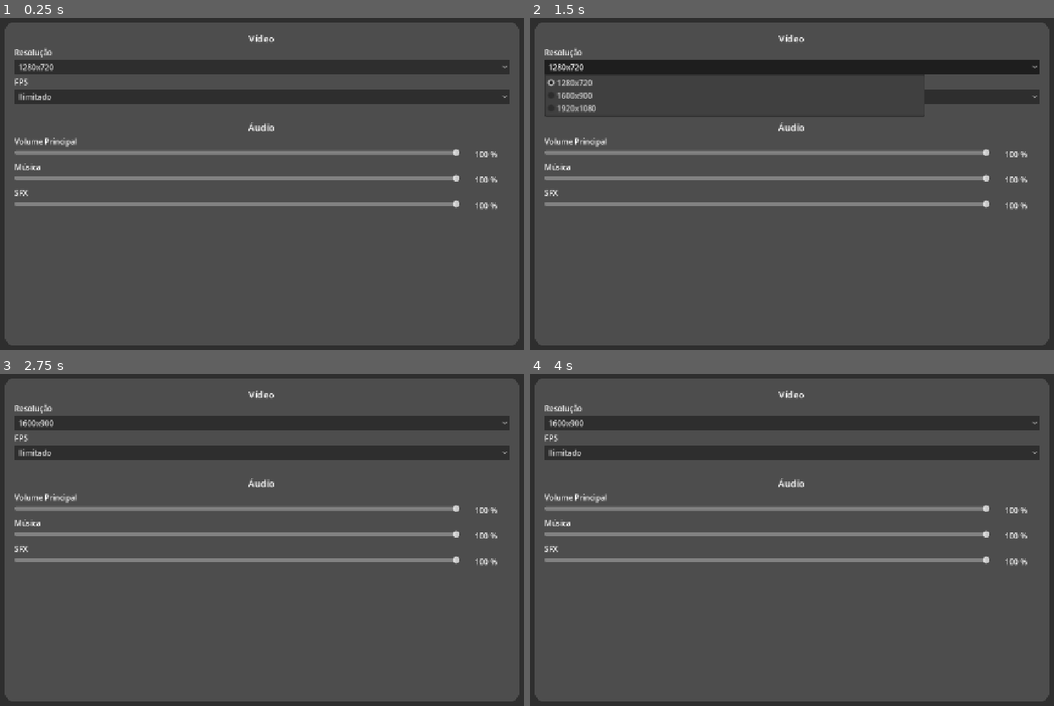
Above: before the commit, frames 1-4 (two rows, left to right).
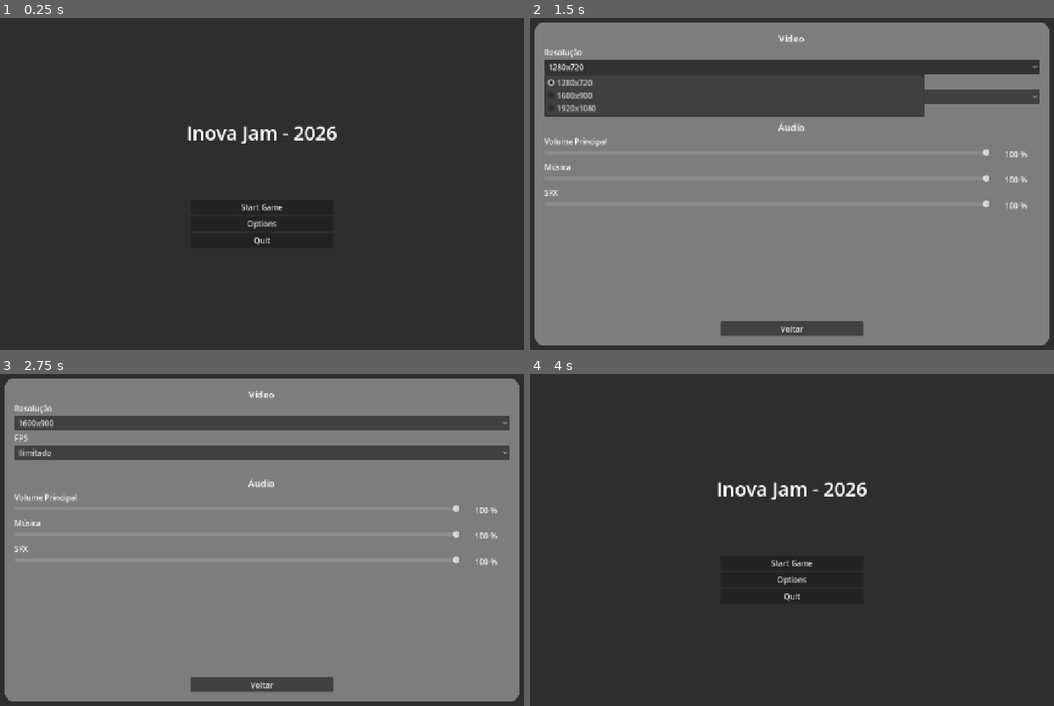
Above: after the commit, the same moments.

Repository: WasteIy/InovaJam
Game: Godot game, scene res://Game/Menu/MainMenu/MainMenu.tscn
Same seed, same stepped clock (60 frames per second), same inputs: the game is played once before the commit and once after it. This scene is started directly instead of the project's main scene.
Inputs (mouse positions are in pixels of both pictures, inside the frame that each line leads up to):
- Up to frame 1 (0.25 s): no input
- Up to frame 2 (1.5 s): click "Options" at 0.5 s; click "1280x720" at 1.25 s
- Up to frame 3 (2.75 s): click "Ilimitado" at 2 s
- Up to frame 4 (4 s): click "1600x900" at 2.75 s; click (792, 686) at 3.5 s, where only the run after the commit has a clickable "Voltar"

The runs differ from the first frame. In frame 1, 87% of the frame differs, in the area x 0-100%, y 1-99%; in frame 2, 77%; in frame 3, 83%; in frame 4, 87%.

Commit message:
Faz o menu principal

Diff:
--- a/Game/Menu/MainMenu/MainMenu.tscn
+++ b/Game/Menu/MainMenu/MainMenu.tscn
@@ -1,13 +1,7 @@
 [gd_scene format=3 uid="uid://dpo7isu2b6qq6"]
 
-[ext_resource type="Script" uid="uid://fxtpj67btrlg" path="res://Game/Menu/OptionsMenu/options_menu.gd" id="1_ivl0h"]
-
-[sub_resource type="StyleBoxFlat" id="StyleBoxFlat_capps"]
-bg_color = Color(0.3, 0.3, 0.3, 1)
-corner_radius_top_left = 20
-corner_radius_top_right = 20
-corner_radius_bottom_right = 20
-corner_radius_bottom_left = 20
+[ext_resource type="Script" uid="uid://b5scb2n3mwoc7" path="res://Game/Menu/MainMenu/main_menu.gd" id="1_83war"]
+[ext_resource type="PackedScene" uid="uid://c311flk61k3kk" path="res://Game/Menu/OptionsMenu/options_menu.tscn" id="1_ivl0h"]
 
 [node name="CanvasLayer" type="CanvasLayer" unique_id=1489668487]
 
@@ -20,6 +14,7 @@
 
 [node name="MainMenu" type="Control" parent="PanelContainer" unique_id=1749053435]
 layout_mode = 2
+script = ExtResource("1_83war")
 
 [node name="VBoxContainer" type="VBoxContainer" parent="PanelContainer/MainMenu" unique_id=566757963]
 custom_minimum_size = Vector2(500, 0)
@@ -60,127 +55,6 @@
 layout_mode = 2
 text = "Quit"
 
-[node name="OptionsMenu" type="Control" parent="PanelContainer" unique_id=1445916753]
+[node name="OptionsMenu" parent="PanelContainer" unique_id=1100865240 instance=ExtResource("1_ivl0h")]
+visible = false
 layout_mode = 2
-script = ExtResource("1_ivl0h")
-
-[node name="MarginContainer" type="MarginContainer" parent="PanelContainer/OptionsMenu" unique_id=586157542]
-layout_mode = 1
-anchors_preset = 15
-anchor_right = 1.0
-anchor_bottom = 1.0
-grow_horizontal = 2
-grow_vertical = 2
-theme_override_constants/margin_left = 100
-theme_override_constants/margin_top = 20
-theme_override_constants/margin_right = 100
-theme_override_constants/margin_bottom = 20
-
-[node name="Panel" type="Panel" parent="PanelContainer/OptionsMenu/MarginContainer" unique_id=1588096321]
-layout_mode = 2
-theme_override_styles/panel = SubResource("StyleBoxFlat_capps")
-
-[node name="MarginContainer" type="MarginContainer" parent="PanelContainer/OptionsMenu/MarginContainer/Panel" unique_id=1914990427]
-layout_mode = 1
-anchors_preset = 15
-anchor_right = 1.0
-anchor_bottom = 1.0
-grow_horizontal = 2
-grow_vertical = 2
-theme_override_constants/margin_left = 20
-theme_override_constants/margin_top = 20
-theme_override_constants/margin_right = 20
-theme_override_constants/margin_bottom = 20
-
-[node name="VBoxContainer" type="VBoxContainer" parent="PanelContainer/OptionsMenu/MarginContainer/Panel/MarginContainer" unique_id=1401270146]
-layout_mode = 2
-
-[node name="MainVideoLabel" type="Label" parent="PanelContainer/OptionsMenu/MarginContainer/Panel/MarginContainer/VBoxContainer" unique_id=321276738]
-layout_mode = 2
-theme_override_font_sizes/font_size = 20
-text = "Vídeo"
-horizontal_alignment = 1
-
-[node name="ResolutionLabel" type="Label" parent="PanelContainer/OptionsMenu/MarginContainer/Panel/MarginContainer/VBoxContainer" unique_id=746906338]
-layout_mode = 2
-text = "Resolução"
-
-[node name="ResolutionButton" type="OptionButton" parent="PanelContainer/OptionsMenu/MarginContainer/Panel/MarginContainer/VBoxContainer" unique_id=485341203]
-layout_mode = 2
-selected = 0
-item_count = 1
-popup/item_0/id = 1
-
-[node name="FPSlabel" type="Label" parent="PanelContainer/OptionsMenu/MarginContainer/Panel/MarginContainer/VBoxContainer" unique_id=1278136056]
-layout_mode = 2
-text = "FPS"
-
-[node name="FPSbutton" type="OptionButton" parent="PanelContainer/OptionsMenu/MarginContainer/Panel/MarginContainer/VBoxContainer" unique_id=1616643135]
-layout_mode = 2
-selected = 0
-item_count = 1
-popup/item_0/id = 1
-
-[node name="MainAudioLabel" type="Label" parent="PanelContainer/OptionsMenu/MarginContainer/Panel/MarginContainer/VBoxContainer" unique_id=2083320914]
-layout_mode = 2
-theme_override_font_sizes/font_size = 20
-text = "
-Áudio"
-horizontal_alignment = 1
-
-[node name="MainVolumeLabel" type="Label" parent="PanelContainer/OptionsMenu/MarginContainer/Panel/MarginContainer/VBoxContainer" unique_id=900527666]
-layout_mode = 2
-text = "Volume Principal"
-
-[node name="MainVolumeBox" type="HBoxContainer" parent="PanelContainer/OptionsMenu/MarginContainer/Panel/MarginContainer/VBoxContainer" unique_id=630376356]
-layout_mode = 2
-
-[node name="MainVolumeSlider" type="HSlider" parent="PanelContainer/OptionsMenu/MarginContainer/Panel/MarginContainer/VBoxContainer/MainVolumeBox" unique_id=1522141992]
-layout_mode = 2
-size_flags_horizontal = 3
-value = 100.0
-
-[node name="MainVolumeValue" type="Label" parent="PanelContainer/OptionsMenu/MarginContainer/Panel/MarginContainer/VBoxContainer/MainVolumeBox" unique_id=1774719747]
-custom_minimum_size = Vector2(100, 0)
-layout_mode = 2
-text = "100 %"
-horizontal_alignment = 1
-vertical_alignment = 1
-
-[node name="MusicLabel" type="Label" parent="PanelContainer/OptionsMenu/MarginContainer/Panel/MarginContainer/VBoxContainer" unique_id=282750630]
-layout_mode = 2
-text = "Música"
-
-[node name="MusicVolumeBox" type="HBoxContainer" parent="PanelContainer/OptionsMenu/MarginContainer/Panel/MarginContainer/VBoxContainer" unique_id=630847997]
-layout_mode = 2
-
-[node name="MusicSlider" type="HSlider" parent="PanelContainer/OptionsMenu/MarginContainer/Panel/MarginContainer/VBoxContainer/MusicVolumeBox" unique_id=1825847520]
-layout_mode = 2
-size_flags_horizontal = 3
-value = 100.0
-
-[node name="MusicValue" type="Label" parent="PanelContainer/OptionsMenu/MarginContainer/Panel/MarginContainer/VBoxContainer/MusicVolumeBox" unique_id=2071703635]
-custom_minimum_size = Vector2(100, 0)
-layout_mode = 2
-text = "100 %"
-horizontal_alignment = 1
-vertical_alignment = 1
-
-[node name="SFXLabel" type="Label" parent="PanelContainer/OptionsMenu/MarginContainer/Panel/MarginContainer/VBoxContainer" unique_id=569292784]
-layout_mode = 2
-text = "SFX"
-
-[node name="SfxVolumeBox" type="HBoxContainer" parent="PanelContainer/OptionsMenu/MarginContainer/Panel/MarginContainer/VBoxContainer" unique_id=467589558]
-layout_mode = 2
-
-[node name="SFXSlider" type="HSlider" parent="PanelContainer/OptionsMenu/MarginContainer/Panel/MarginContainer/VBoxContainer/SfxVolumeBox" unique_id=2071219970]
-layout_mode = 2
-size_flags_horizontal = 3
-value = 100.0
-
-[node name="SFXValue" type="Label" parent="PanelContainer/OptionsMenu/MarginContainer/Panel/MarginContainer/VBoxContainer/SfxVolumeBox" unique_id=853577006]
-custom_minimum_size = Vector2(100, 0)
-layout_mode = 2
-text = "100 %"
-horizontal_alignment = 1
-vertical_alignment = 1
--- /dev/null
+++ b/Game/Menu/MainMenu/main_menu.gd
@@ -0,0 +1,20 @@
+extends Control
+
+@onready var start_button: Button = $VBoxContainer/VBoxContainer/StartGame_button
+@onready var options_button: Button = $VBoxContainer/VBoxContainer/Options_button
+@onready var quit_button: Button = $VBoxContainer/VBoxContainer/Quit_button
+@onready var options_menu: Control = $"../OptionsMenu"
+
+func _ready() -> void:
+	start_button.pressed.connect(start_pressed)
+	options_button.pressed.connect(options_pressed)
+	quit_button.pressed.connect(quit_pressed)
+
+func start_pressed():
+	pass
+
+func options_pressed():
+	options_menu.visible = true
+
+func quit_pressed():
+	get_tree().quit()
--- a/Game/Menu/OptionsMenu/options_menu.gd
+++ b/Game/Menu/OptionsMenu/options_menu.gd
@@ -1,13 +1,13 @@
 extends Control
 
-@onready var resolution_button: OptionButton = $MarginContainer/Panel/MarginContainer/VBoxContainer/ResolutionButton
+@onready var resolution_button: OptionButton = $MarginContainer/Panel/MarginContainer/VBoxContainer2/VBoxContainer/ResolutionButton
 var possible_resolutions : Dictionary[String, Vector2i] = {
 	"1280x720": Vector2i(1280, 720),
 	"1600x900": Vector2i(1600, 900),
 	"1920x1080": Vector2i(1920, 1080)
 }
 
-@onready var fps_button: OptionButton = $MarginContainer/Panel/MarginContainer/VBoxContainer/FPSbutton
+@onready var fps_button: OptionButton = $MarginContainer/Panel/MarginContainer/VBoxContainer2/VBoxContainer/FPSbutton
 var possible_fps : Dictionary[String, int] = {
 	"Ilimitado": 0,
 	"120": 120,
@@ -15,20 +15,26 @@
 	"30": 30
 }
 
-@onready var main_volume_slider: HSlider = $MarginContainer/Panel/MarginContainer/VBoxContainer/MainVolumeBox/MainVolumeSlider
-@onready var main_volume_value: Label = $MarginContainer/Panel/MarginContainer/VBoxContainer/MainVolumeBox/MainVolumeValue
+@onready var main_volume_slider: HSlider = $MarginContainer/Panel/MarginContainer/VBoxContainer2/VBoxContainer/MainVolumeBox/MainVolumeSlider
+@onready var main_volume_value: Label = $MarginContainer/Panel/MarginContainer/VBoxContainer2/VBoxContainer/MainVolumeBox/MainVolumeValue
 
-@onready var music_slider: HSlider = $MarginContainer/Panel/MarginContainer/VBoxContainer/MusicVolumeBox/MusicSlider
-@onready var music_value: Label = $MarginContainer/Panel/MarginContainer/VBoxContainer/MusicVolumeBox/MusicValue
+@onready var music_slider: HSlider = $MarginContainer/Panel/MarginContainer/VBoxContainer2/VBoxContainer/MusicVolumeBox/MusicSlider
+@onready var music_value: Label = $MarginContainer/Panel/MarginContainer/VBoxContainer2/VBoxContainer/MusicVolumeBox/MusicValue
 
-@onready var sfx_slider: HSlider = $MarginContainer/Panel/MarginContainer/VBoxContainer/SfxVolumeBox/SFXSlider
-@onready var sfx_value: Label = $MarginContainer/Panel/MarginContainer/VBoxContainer/SfxVolumeBox/SFXValue
+@onready var sfx_slider: HSlider = $MarginContainer/Panel/MarginContainer/VBoxContainer2/VBoxContainer/SfxVolumeBox/SFXSlider
+@onready var sfx_value: Label = $MarginContainer/Panel/MarginContainer/VBoxContainer2/VBoxContainer/SfxVolumeBox/SFXValue
+
+@onready var back_button: Button = $MarginContainer/Panel/MarginContainer/VBoxContainer2/BackButton
 
 func _ready() -> void:
 	configure_resolution()
 	configure_fps()
 	resolution_button.item_selected.connect(_on_resolution_selected)
 	fps_button.item_selected.connect(_on_fps_selected)
+	back_button.pressed.connect(set_invisible)
+
+func set_invisible():
+	visible = false
 
 func configure_resolution() -> void:
 	resolution_button.clear()
--- /dev/null
+++ b/Game/Menu/OptionsMenu/options_menu.tscn
@@ -0,0 +1,151 @@
+[gd_scene format=3 uid="uid://c311flk61k3kk"]
+
+[ext_resource type="Script" uid="uid://fxtpj67btrlg" path="res://Game/Menu/OptionsMenu/options_menu.gd" id="1_8sxoi"]
+
+[sub_resource type="StyleBoxFlat" id="StyleBoxFlat_capps"]
+bg_color = Color(0.49, 0.49, 0.49, 1)
+corner_radius_top_left = 20
+corner_radius_top_right = 20
+corner_radius_bottom_right = 20
+corner_radius_bottom_left = 20
+
+[node name="OptionsMenu" type="Control" unique_id=1100865240]
+layout_mode = 3
+anchors_preset = 15
+anchor_right = 1.0
+anchor_bottom = 1.0
+grow_horizontal = 2
+grow_vertical = 2
+script = ExtResource("1_8sxoi")
+
+[node name="MarginContainer" type="MarginContainer" parent="." unique_id=1459261798]
+layout_mode = 1
+anchors_preset = 15
+anchor_right = 1.0
+anchor_bottom = 1.0
+grow_horizontal = 2
+grow_vertical = 2
+theme_override_constants/margin_left = 100
+theme_override_constants/margin_top = 20
+theme_override_constants/margin_right = 100
+theme_override_constants/margin_bottom = 20
+
+[node name="Panel" type="Panel" parent="MarginContainer" unique_id=1181888165]
+layout_mode = 2
+theme_override_styles/panel = SubResource("StyleBoxFlat_capps")
+
+[node name="MarginContainer" type="MarginContainer" parent="MarginContainer/Panel" unique_id=1807557645]
+layout_mode = 1
+anchors_preset = 15
+anchor_right = 1.0
+anchor_bottom = 1.0
+grow_horizontal = 2
+grow_vertical = 2
+theme_override_constants/margin_left = 20
+theme_override_constants/margin_top = 20
+theme_override_constants/margin_right = 20
+theme_override_constants/margin_bottom = 20
+
+[node name="VBoxContainer2" type="VBoxContainer" parent="MarginContainer/Panel/MarginContainer" unique_id=1158958104]
+layout_mode = 2
+
+[node name="VBoxContainer" type="VBoxContainer" parent="MarginContainer/Panel/MarginContainer/VBoxContainer2" unique_id=788870917]
+layout_mode = 2
+size_flags_vertical = 3
+
+[node name="MainVideoLabel" type="Label" parent="MarginContainer/Panel/MarginContainer/VBoxContainer2/VBoxContainer" unique_id=942397809]
+layout_mode = 2
+theme_override_font_sizes/font_size = 20
+text = "Vídeo"
+horizontal_alignment = 1
+
+[node name="ResolutionLabel" type="Label" parent="MarginContainer/Panel/MarginContainer/VBoxContainer2/VBoxContainer" unique_id=711673665]
+layout_mode = 2
+text = "Resolução"
+
+[node name="ResolutionButton" type="OptionButton" parent="MarginContainer/Panel/MarginContainer/VBoxContainer2/VBoxContainer" unique_id=1651773233]
+layout_mode = 2
+selected = 0
+item_count = 1
+popup/item_0/id = 1
+
+[node name="FPSlabel" type="Label" parent="MarginContainer/Panel/MarginContainer/VBoxContainer2/VBoxContainer" unique_id=359643288]
+layout_mode = 2
+text = "FPS"
+
+[node name="FPSbutton" type="OptionButton" parent="MarginContainer/Panel/MarginContainer/VBoxContainer2/VBoxContainer" unique_id=1261372384]
+layout_mode = 2
+selected = 0
+item_count = 1
+popup/item_0/id = 1
+
+[node name="MainAudioLabel" type="Label" parent="MarginContainer/Panel/MarginContainer/VBoxContainer2/VBoxContainer" unique_id=350523973]
+layout_mode = 2
+theme_override_font_sizes/font_size = 20
+text = "
+Áudio"
+horizontal_alignment = 1
+
+[node name="MainVolumeLabel" type="Label" parent="MarginContainer/Panel/MarginContainer/VBoxContainer2/VBoxContainer" unique_id=1409717735]
+layout_mode = 2
+text = "Volume Principal"
+
+[node name="MainVolumeBox" type="HBoxContainer" parent="MarginContainer/Panel/MarginContainer/VBoxContainer2/VBoxContainer" unique_id=1428200029]
+layout_mode = 2
+
+[node name="MainVolumeSlider" type="HSlider" parent="MarginContainer/Panel/MarginContainer/VBoxContainer2/VBoxContainer/MainVolumeBox" unique_id=671248397]
+layout_mode = 2
+size_flags_horizontal = 3
+value = 100.0
+
+[node name="MainVolumeValue" type="Label" parent="MarginContainer/Panel/MarginContainer/VBoxContainer2/VBoxContainer/MainVolumeBox" unique_id=366892276]
+custom_minimum_size = Vector2(100, 0)
+layout_mode = 2
+text = "100 %"
+horizontal_alignment = 1
+vertical_alignment = 1
+
+[node name="MusicLabel" type="Label" parent="MarginContainer/Panel/MarginContainer/VBoxContainer2/VBoxContainer" unique_id=2135109243]
+layout_mode = 2
+text = "Música"
+
+[node name="MusicVolumeBox" type="HBoxContainer" parent="MarginContainer/Panel/MarginContainer/VBoxContainer2/VBoxContainer" unique_id=1081889831]
+layout_mode = 2
+
+[node name="MusicSlider" type="HSlider" parent="MarginContainer/Panel/MarginContainer/VBoxContainer2/VBoxContainer/MusicVolumeBox" unique_id=2054068308]
+layout_mode = 2
+size_flags_horizontal = 3
+value = 100.0
+
+[node name="MusicValue" type="Label" parent="MarginContainer/Panel/MarginContainer/VBoxContainer2/VBoxContainer/MusicVolumeBox" unique_id=420969299]
+custom_minimum_size = Vector2(100, 0)
+layout_mode = 2
+text = "100 %"
+horizontal_alignment = 1
+vertical_alignment = 1
+
+[node name="SFXLabel" type="Label" parent="MarginContainer/Panel/MarginContainer/VBoxContainer2/VBoxContainer" unique_id=805769586]
+layout_mode = 2
+text = "SFX"
+
+[node name="SfxVolumeBox" type="HBoxContainer" parent="MarginContainer/Panel/MarginContainer/VBoxContainer2/VBoxContainer" unique_id=1761615749]
+layout_mode = 2
+
+[node name="SFXSlider" type="HSlider" parent="MarginContainer/Panel/MarginContainer/VBoxContainer2/VBoxContainer/SfxVolumeBox" unique_id=783938738]
+layout_mode = 2
+size_flags_horizontal = 3
+value = 100.0
+
+[node name="SFXValue" type="Label" parent="MarginContainer/Panel/MarginContainer/VBoxContainer2/VBoxContainer/SfxVolumeBox" unique_id=734067233]
+custom_minimum_size = Vector2(100, 0)
+layout_mode = 2
+text = "100 %"
+horizontal_alignment = 1
+vertical_alignment = 1
+
+[node name="BackButton" type="Button" parent="MarginContainer/Panel/MarginContainer/VBoxContainer2" unique_id=902083383]
+custom_minimum_size = Vector2(300, 0)
+custom_maximum_size = Vector2(500, 500)
+layout_mode = 2
+size_flags_horizontal = 4
+text = "Voltar"
Not shown, added: Game/Menu/MainMenu/main_menu.gd.uid
